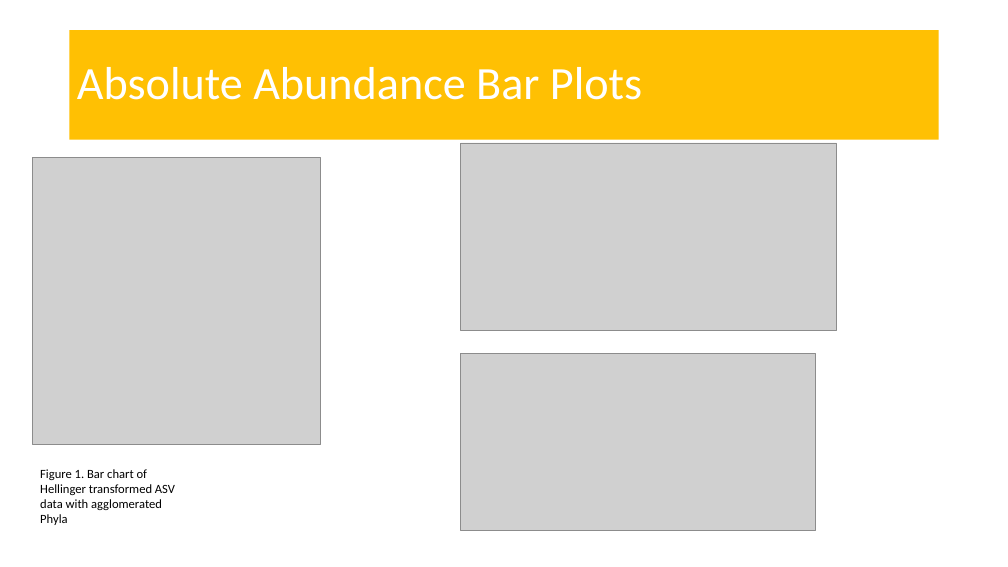
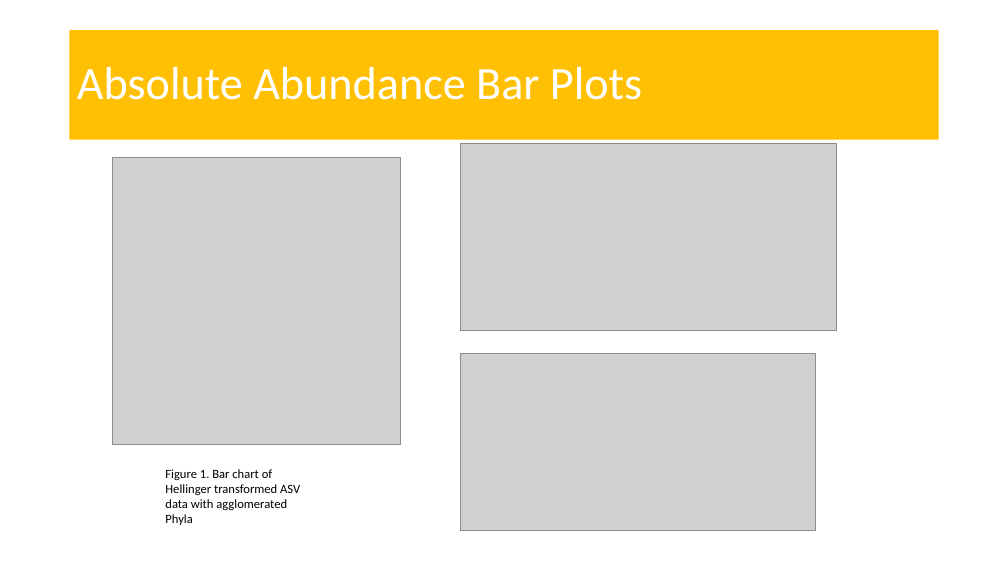
Before and after one commit to amysolman/PhD, a slide deck: slide 18 of Projects/Chapter1/community-assembly.pptx (slide 15 before the commit). Drawn at 1008x567 pixels with LibreOffice and Linux fonts; fonts in the diff are those of the drawing; grey boxes stand for pictures. Boxes give left, top, right and bottom in pixels: in the first picture for what was removed or moved away, otherwise in the second. Text is boxed around its words. In the diff, an @@ line names an element or a change of style, - is before the commit and + after.

```diff
--- a/Projects/Chapter1/community-assembly.pptx
+++ b/Projects/Chapter1/community-assembly.pptx
@@ picture: place and size @@
-picture at (33,157,320,445)
+picture at (113,157,400,445)
@@ text "Figure 1. Bar chart of ...": place and size @@
-text "Figure 1. Bar chart of ..." at (40,469,175,525)
+text "Figure 1. Bar chart of ..." at (165,469,300,525)
```
Also in this commit, not shown: 4 other slides changed, 3 slides added, 23 other files.
